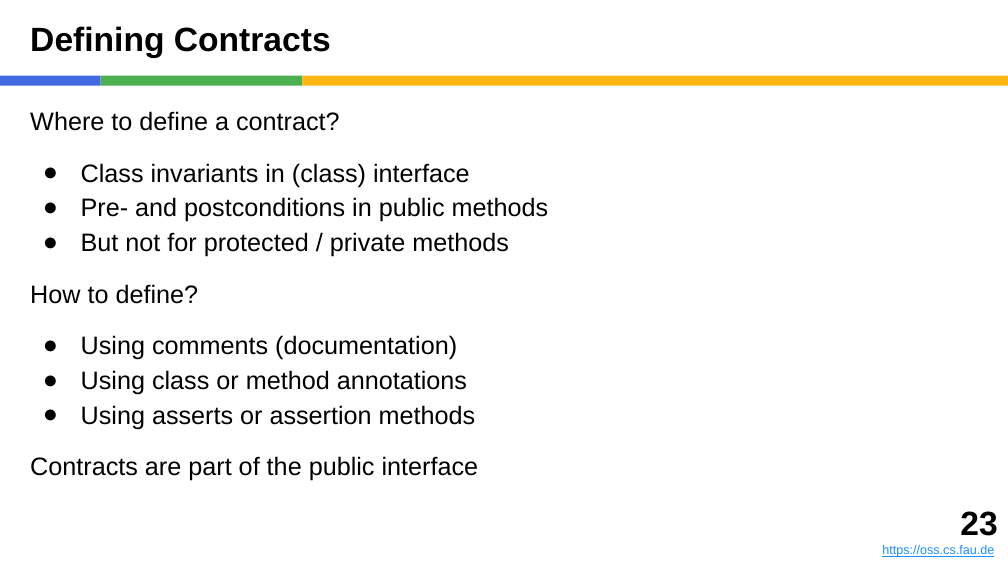
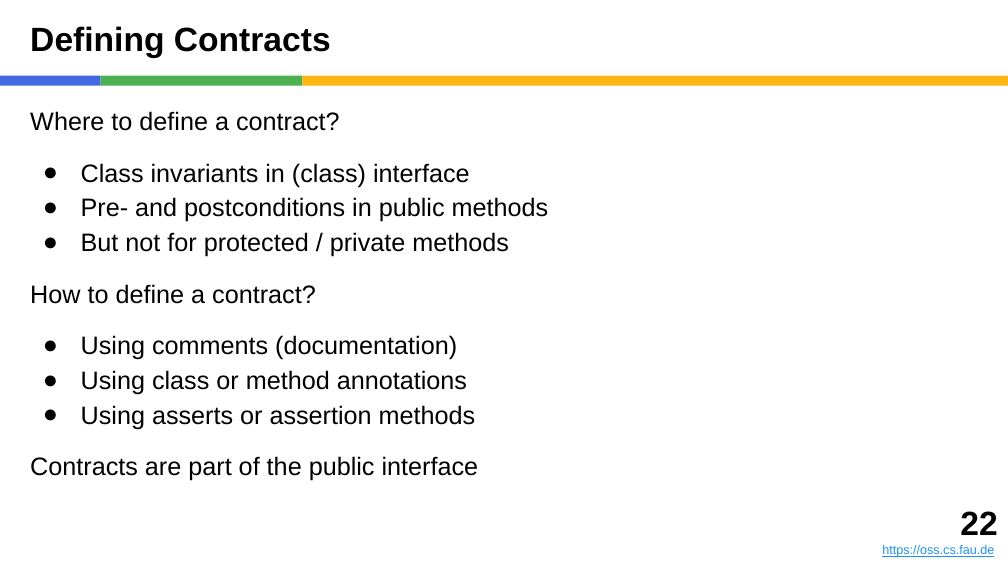
Before and after one commit to dirkriehle/adap-course, a slide deck: slide 22 of Lecture slides/ADAP B04 - Design by Contract.pptx (slide 23 before the commit). Drawn at 1008x567 pixels with LibreOffice and Linux fonts; fonts in the diff are those of the drawing. Boxes give left, top, right and bottom in pixels: in the first picture for what was removed or moved away, otherwise in the second. Text is boxed around its words. In the diff, an @@ line names an element or a change of style, - is before the commit and + after.

```diff
--- a/Lecture slides/ADAP B04 - Design by Contract.pptx
+++ b/Lecture slides/ADAP B04 - Design by Contract.pptx
@@ text at (x1=30, y1=284, x2=316, y2=304): text changed @@
-How to define?
+How to define a contract?
@@ text at (x1=960, y1=511, x2=997, y2=535): text changed @@
-23
+22
```
Also in this commit, not shown: 3 other slides changed, 1 slide added, 4 slides removed, 11 other files.
